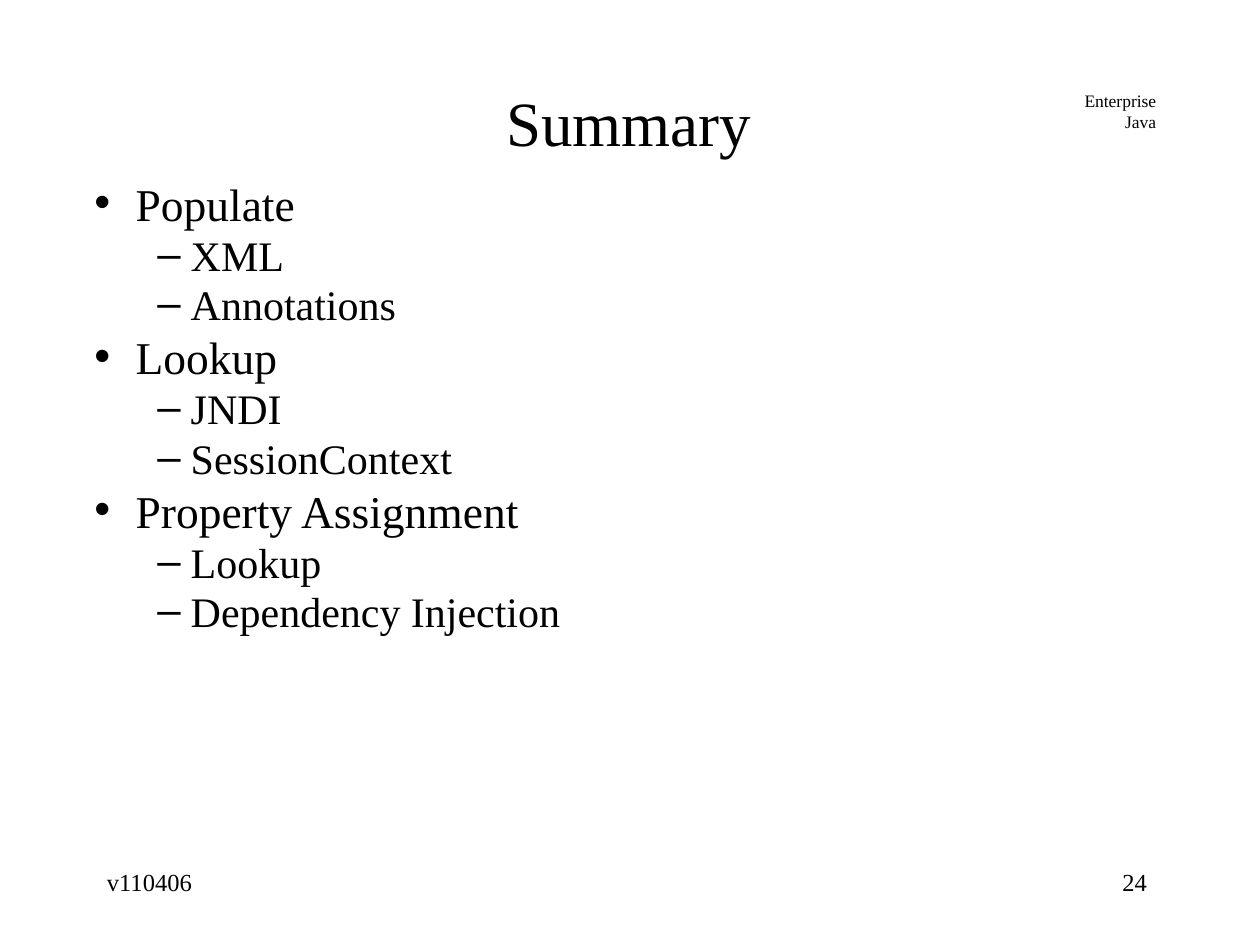
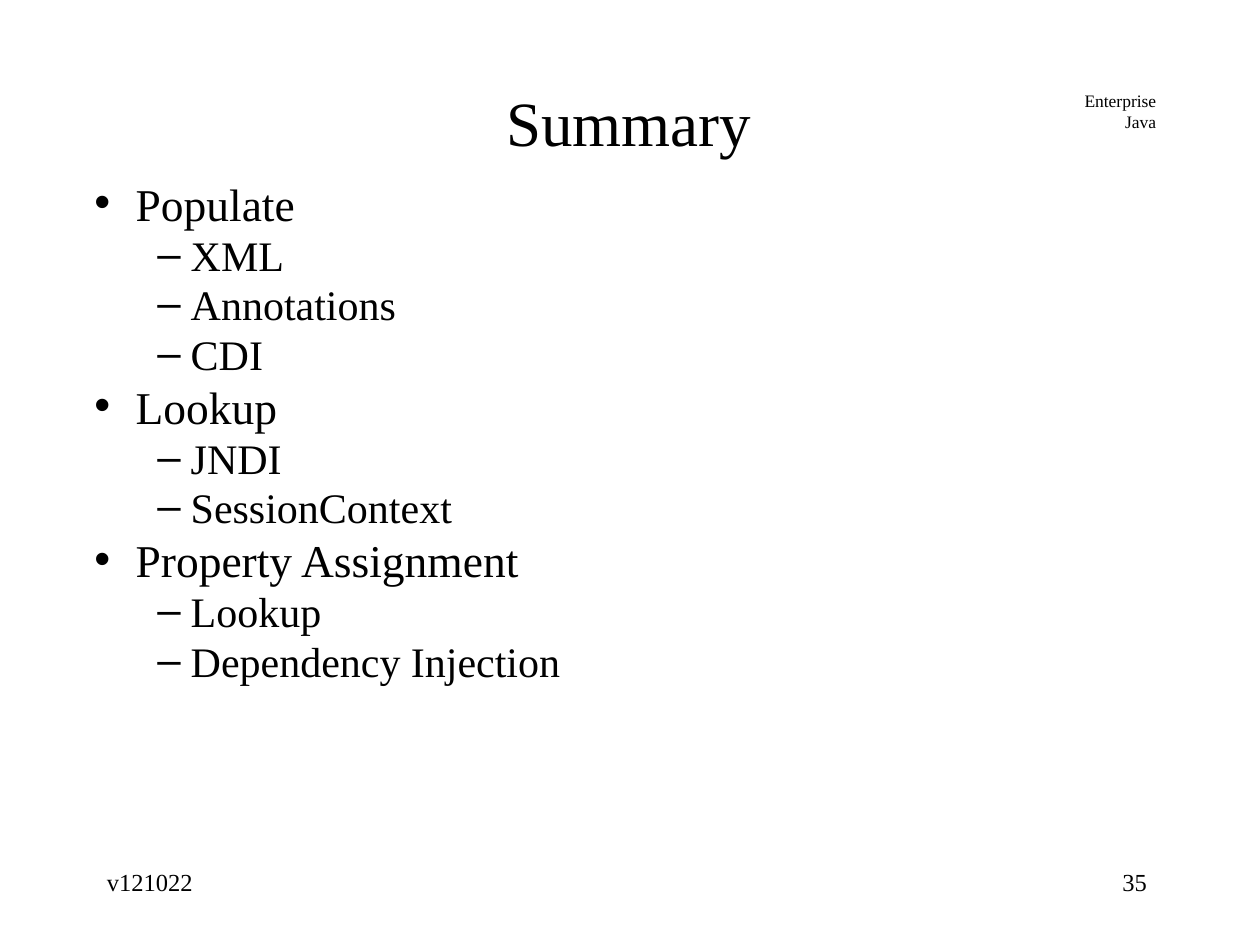
Before and after one commit to jcstaff/ejava-javaee, a slide deck: slide 35 of jndiDemo/src/site/resources/lectures/jndiENC.ppt (slide 24 before the commit). Drawn at 1260x945 pixels with LibreOffice and Linux fonts; fonts in the diff are those of the drawing. Boxes give left, top, right and bottom in pixels: in the first picture for what was removed or moved away, otherwise in the second. Text is boxed around its words. In the diff, an @@ line names an element or a change of style, - is before the commit and + after.

```diff
--- a/jndiDemo/src/site/resources/lectures/jndiENC.ppt
+++ b/jndiDemo/src/site/resources/lectures/jndiENC.ppt
@@ text at box(191, 342, 263, 371): paragraph added @@
+  – CDI
@@ text at box(107, 874, 193, 892): text changed @@
-v110406
+v121022
@@ page number at box(1122, 874, 1147, 892): text changed @@
-24
+35
```
Also in this commit, not shown: 23 other slides changed, 12 slides added, 1 slide removed.
